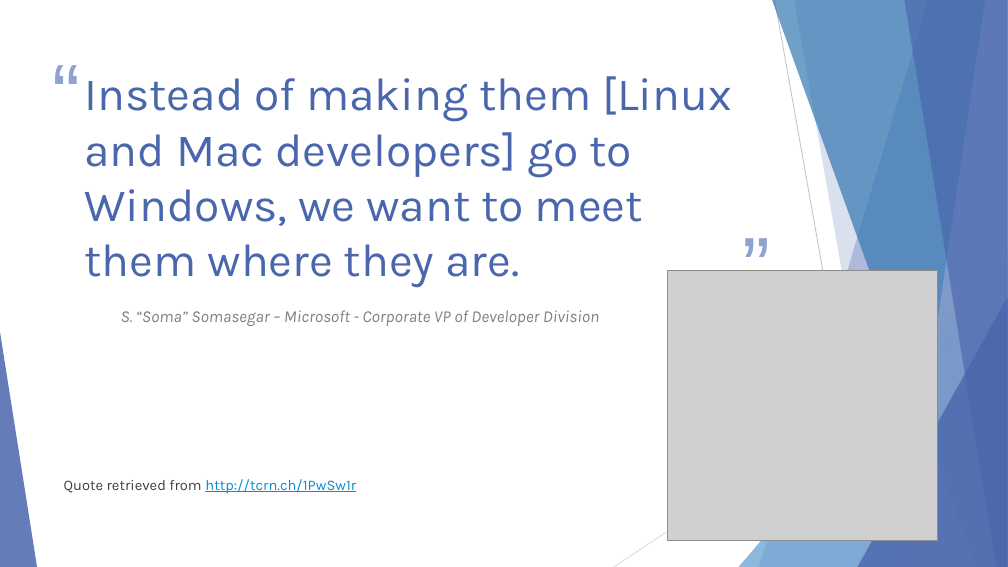
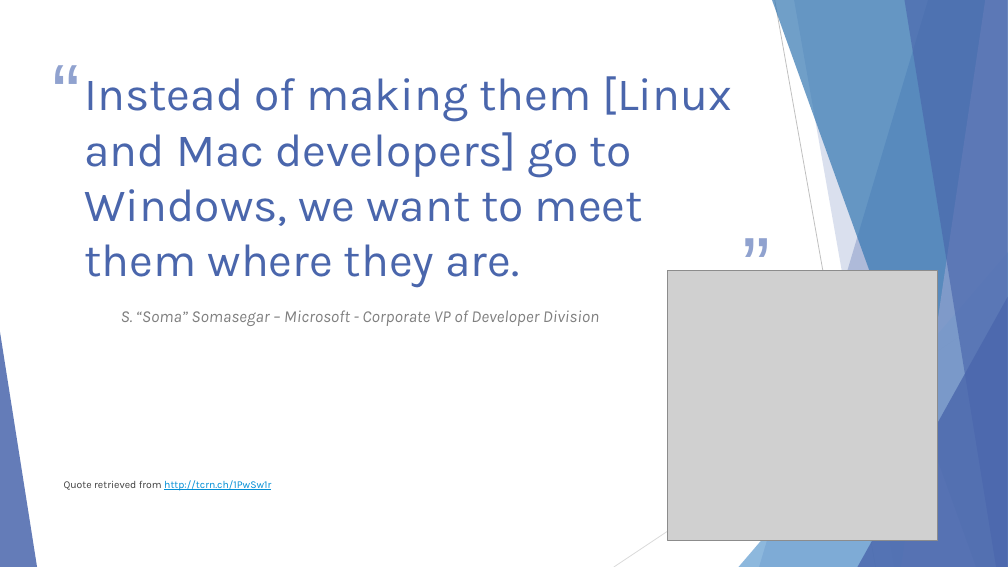
Before and after one commit to scottaddie/slide-decks, a slide deck: slide 5 of Intro to JavaScript Tooling in VS Code.pptx. Drawn at 1008x567 pixels with LibreOffice and Linux fonts; fonts in the diff are those of the drawing; grey boxes stand for pictures. Boxes give left, top, right and bottom in pixels: in the first picture for what was removed or moved away, otherwise in the second. Text is boxed around its words. In the diff, an @@ line names an element or a change of style, - is before the commit and + after.

```diff
--- a/Intro to JavaScript Tooling in VS Code.pptx
+++ b/Intro to JavaScript Tooling in VS Code.pptx
@@ text "Quote retrieved from http://tcrn.ch/1PwSw1r" at <box>64,480,271,491</box>: size 14 to 10 pt @@
```
Also in this commit, not shown: 2 other slides changed.
